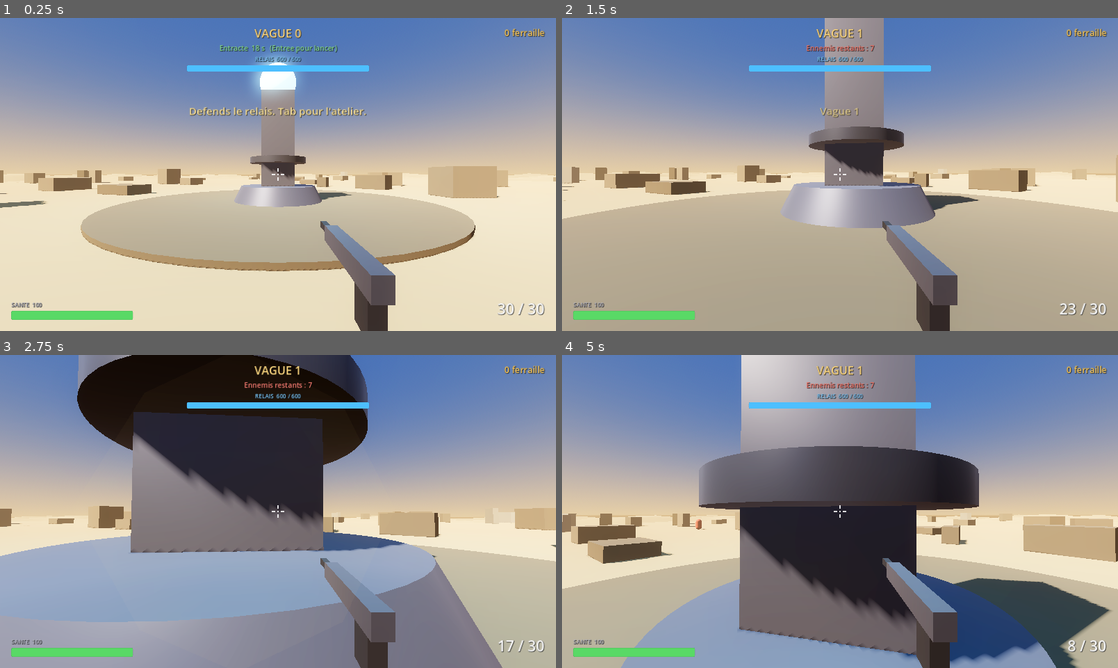
Above: before the commit, frames 1-4 (two rows, left to right).
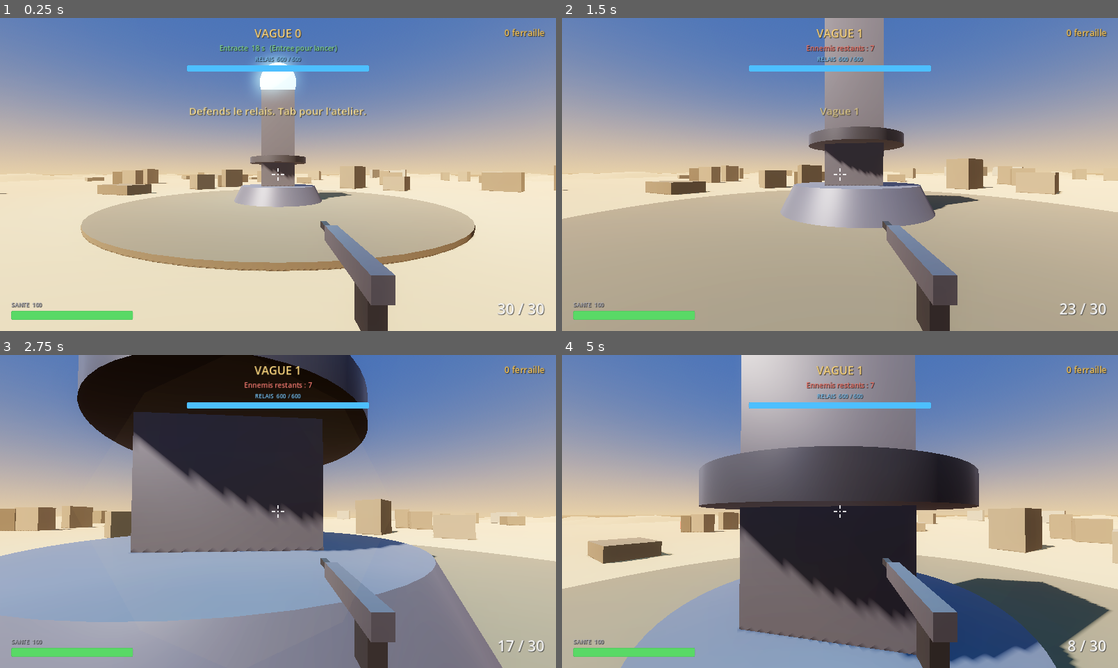
Above: after the commit, the same moments.

Repository: 100zb/tour-de-garde
Game: Godot game, scene res://scenes/main.tscn
Two runs of this game, one before a commit and one after it. Both use one fixed random seed, a clock stepped at 60 frames per second and the inputs below.
Inputs (mouse positions are in pixels of both pictures, inside the frame that each line leads up to):
- Up to frame 1 (0.25 s): no input
- Up to frame 2 (1.5 s): tap Enter (restart) at 0.5 s; move the mouse to (867, 174) at 0.52 s; press the mouse at (867, 174) at 0.53 s; hold W (move_forward) from 0.53 s (still down); tap Space (jump) at 0.77 s; move the mouse to (812, 174) at 1.27 s; release the mouse at (812, 174) at 1.28 s; tap Shift (sprint) at 1.35 s
- Up to frame 3 (2.75 s): keep holding W (move_forward); tap Space (jump) at 1.52 s; move the mouse to (289, 505) at 2.02 s; press the mouse at (289, 505) at 2.03 s
- Up to frame 4 (5 s): keep holding W (move_forward); move the mouse to (834, 517) at 2.77 s; release the mouse at (834, 517) at 2.78 s; tap Shift (sprint) at 2.85, 4.35 s; click (834, 517) at 2.92 s; tap Space (jump) at 3.02, 3.77, 4.52 s; move the mouse to (878, 514) at 3.52 s; press the mouse at (878, 514) at 3.53 s; move the mouse to (795, 508) at 4.27 s; release the mouse at (795, 508) at 4.28 s

The runs differ from the first frame. In frame 1, 3.7% of the frame differs, in the area x 0-100%, y 47-61%; in frame 2, 3.4%; in frame 3, 3.3%; in frame 4, 4.0%, in the area x 0-100%, y 48-67%.

Commit message:
Empeche les rochers et ruines d'empieter sur l'anneau de spawn (48 m)
_scatter_rocks() (16-95 m) et _scatter_ruins() (26-88 m) tiraient une
distance au centre sans exclure la zone autour de ENEMY_SPAWN_RADIUS
(48 m, doit rester synchronise avec SPAWN_RADIUS dans wave_manager.gd),
ce qui pouvait placer un obstacle directement sur l'anneau ou les
ennemis apparaissent, les piegeant hors du maillage de navigation des
leur spawn.

Ajoute une boucle de re-tirage : si la distance tombe a moins de
SPAWN_EXCLUSION_MARGIN (6 m) de l'anneau, on retire jusqu'a en sortir.
Meme logique dans les deux fonctions, rien d'autre modifie.

Verifie : simulation headless avec les graines fixes (20260915 pour
les rochers, 20260916 pour les ruines) sur les 70 rochers et 10 ruines
generes en jeu — 0 violation de la marge de 6 m. Execution reelle de
la scene en headless (rendu logiciel) sans erreur de script.

Co-Authored-By: Claude Sonnet 5 <noreply@anthropic.com>
Claude-Session: https://claude.ai/code/session_01JfH1K84Rym112DTN6enNAS

Diff:
--- a/scripts/main.gd
+++ b/scripts/main.gd
@@ -137,6 +137,12 @@
 
 # --------------------------------------------------------------------- decor
 
+## Rayon de l'anneau de spawn des ennemis (doit rester synchronise avec
+## SPAWN_RADIUS dans wave_manager.gd) et marge de securite pour qu'aucun
+## rocher ni ruine n'empiete dessus.
+const ENEMY_SPAWN_RADIUS := 48.0
+const SPAWN_EXCLUSION_MARGIN := 6.0
+
 ## Seme des rochers autour de l'arene pour donner du relief et des abris.
 ## Graine fixe : le terrain est identique a chaque partie.
 func _scatter_rocks() -> void:
@@ -150,6 +156,8 @@
 	for i in 70:
 		var angle := rng.randf() * TAU
 		var distance := rng.randf_range(16.0, 95.0)
+		while absf(distance - ENEMY_SPAWN_RADIUS) < SPAWN_EXCLUSION_MARGIN:
+			distance = rng.randf_range(16.0, 95.0)
 		var width := rng.randf_range(1.2, 4.5)
 		var height := rng.randf_range(0.8, 3.6)
 		var depth := rng.randf_range(1.2, 4.5)
@@ -197,6 +205,8 @@
 	for i in 10:
 		var angle := rng.randf() * TAU
 		var distance := rng.randf_range(26.0, 88.0)
+		while absf(distance - ENEMY_SPAWN_RADIUS) < SPAWN_EXCLUSION_MARGIN:
+			distance = rng.randf_range(26.0, 88.0)
 		var width := rng.randf_range(5.0, 9.0)
 		var height := rng.randf_range(2.2, 3.8)
 		var thickness := rng.randf_range(0.8, 1.3)
